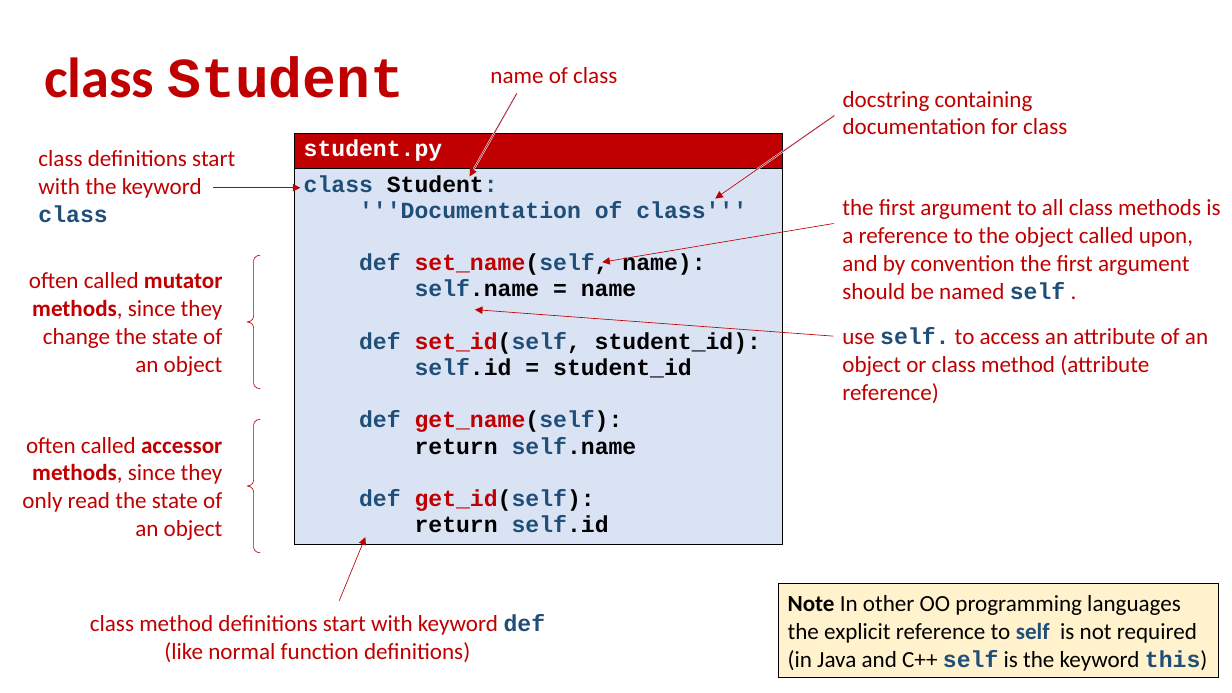
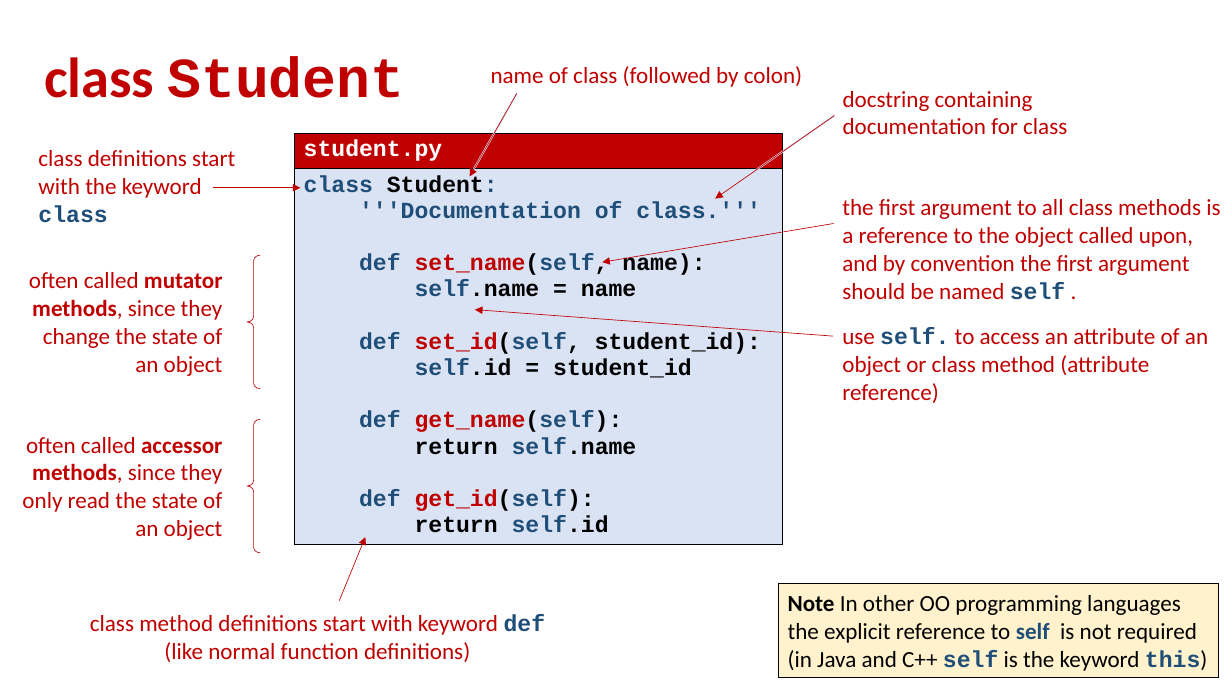
Before and after one commit to gsbrodal/gsbrodal.github.io, a slide deck: slide 8 of ipsa/slides/classes.pptx. Drawn at 1232x693 pixels with LibreOffice and Linux fonts; fonts in the diff are those of the drawing. Boxes give left, top, right and bottom in pixels: in the first picture for what was removed or moved away, otherwise in the second. Text is boxed around its words. In the diff, an @@ line names an element or a change of style, - is before the commit and + after.

Commit message:
all-slides-with-answers.pdf all-slides.pdf classes.pdf classes.pptx lambda.pdf lambda.pptx

```diff
--- a/ipsa/slides/classes.pptx
+++ b/ipsa/slides/classes.pptx
@@ text at bbox=[491, 66, 802, 87]: text changed @@
-name of class
+name of class (followed by colon)
@@ table at bbox=[295, 133, 783, 567] @@
-row 2, column 1: class Student: / '''Documentation of class''' / def set_name(self, name): / self.name = name / def set_id(self, student_id): / self.id = student_id / def get_name(self): / return self.name / def get_id(self): / return self.id
+row 2, column 1: class Student: / '''Documentation of class.''' / def set_name(self, name): / self.name = name / def set_id(self, student_id): / self.id = student_id / def get_name(self): / return self.name / def get_id(self): / return self.id
```
Also in this commit, not shown: 2 other slides changed, 5 other files.
